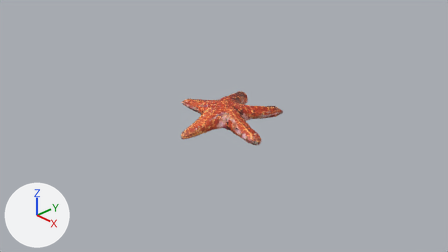
What one commit did to the Blender file 3d/starfish/starfish.blend.
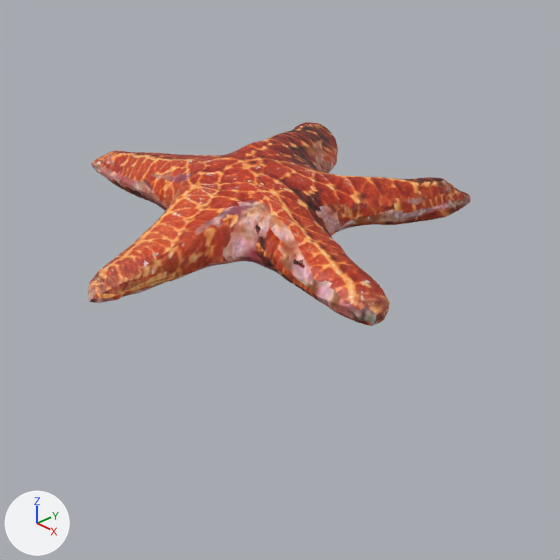
There are two pictures of each version: one from the file's camera 'Camera', one close up on the part from 35% to 68% of the width and 23% to 83% of the height. Arrows for +X, +Y and +Z are at lower left; the lights stay in place.

Names of what the first close-up shows: 'starfish 3'.
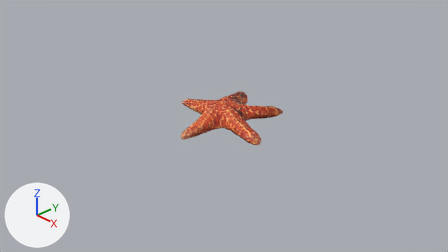
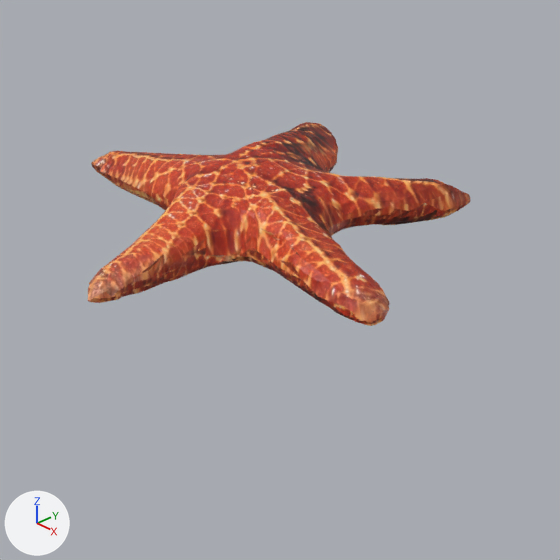
What changed in the scene script:
```text
Change me_starfish_3:
    used by ob_starfish_3; location = (-0.072, 0.119, 0.211)
    remove me_starfish_3.from_pydata(...)  # 4094 vertices, 4092 faces; spans x -0.99..1.12, y -1.11..0.96, z -0.23..0.13
    add me_starfish_3.from_pydata(...)  # 2044 vertices, 1036 faces; spans x -0.99..1.12, y -1.11..0.96, z -0.23..0.13
    me_starfish_3 part 1: 2067 vertices removed from x -0.96..1.08, y -1.01..0.89, z -0.22..0.13; 17 vertices added at x 0.49..0.97, y -0.36..0.8, z -0.15..-0.01
    me_starfish_3 part 2: 372 kept faces spanning x -0.99..1.12, y -1.11..0.96, z -0.21..0.08 get new texture (UV) coordinates
```

Location of each change, (x1, y1, x2, y2) in pixels of the close-ups (560 x 560 px):
part 1 of me_starfish_3, cut back
    before: (97, 122, 468, 321)
    after: (284, 176, 468, 310)
part 2 of me_starfish_3, surface changed
    both: (88, 133, 470, 326)
